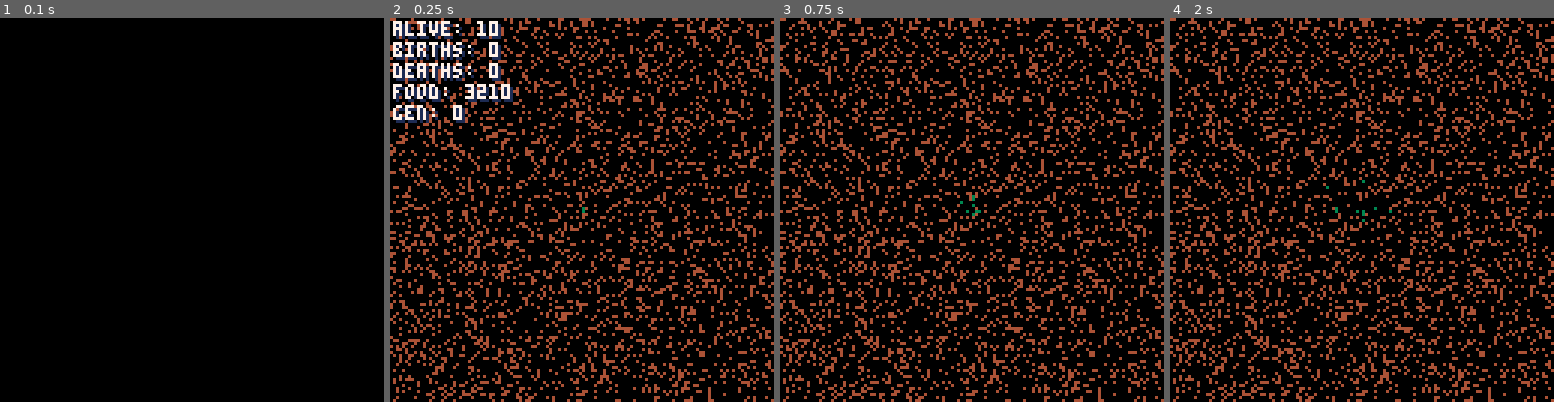
Above: before the commit, frames 1-4 (left to right).
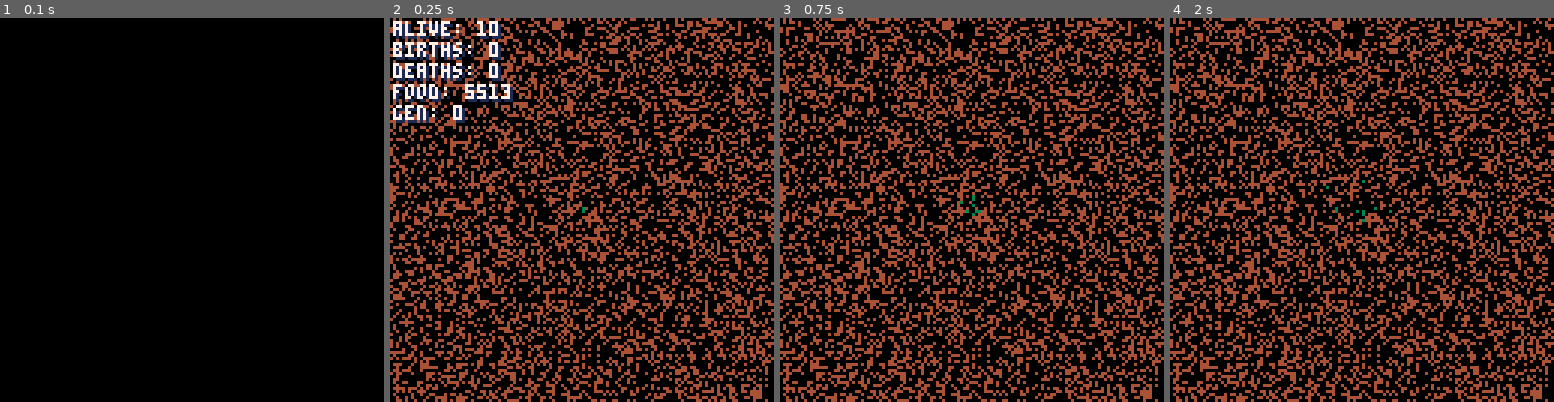
Above: after the commit, the same moments.

Repository: lewsid/petri
Game: PICO-8 cartridge petri.p8
The game is run twice, just before and just after one commit, with the same random seed, the same clock (stepped at 60 frames per second) and the same inputs.
Inputs:
- Up to frame 1 (0.1 s): no input
- Up to frame 2 (0.25 s): no input
- Up to frame 3 (0.75 s): tap X (X key) at 0.33 s
- Up to frame 4 (2 s): tap X (X key) at 1.07, 1.85 s

Frame 1 is identical in both runs. In frame 2, 38% of the frame differs, in the area x 0-100%, y 0-100%; in frame 3, 40%; in frame 4, 40%.

Commit message:
Math/local scope fixes

Diff:
--- a/petri.p8
+++ b/petri.p8
@@ -4,7 +4,7 @@
 -- petri
 -- by lewsidboi/smolboigames, 2020
 
-version="a.0.9.4"
+version="a.0.9.5"
 
 --game parameters
 cells={}
@@ -13,8 +13,8 @@
 upkeep={frames=0,seconds=0}
 
 config={
-	debug=false,		  --enable debug mode/logging
-	food_sparsity=5,	  --higher=less
+	debug=true,		  	  --enable debug mode/logging
+	food_sparsity=3,	  --higher=less
 	food_rate=1,		  --higher=slower
 	spawn_count=10,	  	  --initial number of cells
 	border=1,			  --trap them in if you want
@@ -101,6 +101,15 @@
 end
 
 function init_cell(parent)
+	local roll=nil
+	local spin=nil
+	local mod=nil
+	local output=nil
+	local slot=nil
+	local new_agility=nil
+	local new_speed=nil
+	local new_heartiness=nil
+
 	--basic template
 	cell={
 		health=10,x=64,y=64,
@@ -136,16 +145,15 @@
 			else
 				--max moves was reached, randomly replace an existing one
 				--this prevents eventual out-of-memory issues
-				local slot = rnd(#cell["dna"]["pattern"])+1;
+				slot = rnd(#cell["dna"]["pattern"])+1;
 				cell["dna"]["pattern"][slot]=flr(rnd(4))+1
 			end
 		end
 
 		--add attribute mutations
 		if(flr(rnd(10-config.mutation_rate))==0) then
-			local roll=flr(rnd(3))
-			local spin=rnd(2)
-			local mod=nill
+			roll=flr(rnd(3))
+			spin=flr(rnd(2))
 
 			if(spin==0) then
 				mod=1
@@ -154,17 +162,17 @@
 			end
 
 			if(roll==0) then
-				local new_agility = cell["dna"]["agility"]+mod
+				new_agility = cell["dna"]["agility"]+mod
 				if(new_agility>0 and new_agility<=10) then
 					cell["dna"]["agility"]=new_agility
 				end
 			elseif(roll==1) then
-				local new_speed = cell["dna"]["speed"]+mod
+				new_speed = cell["dna"]["speed"]+mod
 				if(new_speed>0 and new_speed<=10) then
 					cell["dna"]["speed"]=new_speed
 				end
 			elseif(roll==2) then
-				local new_heartiness = cell["dna"]["heartiness"]+mod
+				new_heartiness = cell["dna"]["heartiness"]+mod
 				if(new_heartiness>0 and new_heartiness<=10) then
 					cell["dna"]["heartiness"]=new_heartiness
 				end
@@ -184,7 +192,7 @@
 	end
 
 	--output DNA
-	local output="["
+	output="["
 	output=output.."(agility: "..cell["dna"]["agility"]..")"
 	output=output.."(heartiness: "..cell["dna"]["heartiness"]..")"
 	output=output.."(speed: "..cell["dna"]["speed"]..")(moves: "
@@ -212,6 +220,10 @@
 --updates
 
 function update_cell(cell)
+	local agility_coefficient=nil
+	local direction=nil
+	local changed_dir=false
+
 	--handle cell death
 	if(cell.state=="dead") then
 		del(cells,cell)
@@ -253,24 +265,23 @@
 
 	--higher agility leads to more directional variation
 	--lower agility leads to straighter paths
-	local agility_coefficient=10-cell["dna"]["agility"]
-	local dir=cell["dna"]["pattern"][cell.last_dir]
-	local changed_dir=false
+	agility_coefficient=10-cell["dna"]["agility"]
+	direction=cell["dna"]["pattern"][cell.last_dir]
 
 	if(flr(rnd(agility_coefficient))==0) then
-		if(dir==1) then
+		if(direction==1) then
 			--right
 			cell.dir_x=1
 			cell.dir_y=0
-		elseif(dir==2) then
+		elseif(direction==2) then
 			--down
 			cell.dir_x=0
 			cell.dir_y=1
-		elseif(dir==3) then
+		elseif(direction==3) then
 			--up
 			cell.dir_x=0
 			cell.dir_y=-1
-		elseif(dir==4) then
+		elseif(direction==4) then
 			--left
 			cell.dir_x=-1
 			cell.dir_y=0
@@ -393,10 +404,10 @@
 __gfx__
 00000000000000000000000000000000000000000000000000000000000000000000000000000000000000000000000000000000000000000000000000000000
 00000000000000000000000000000000000000000000000000000000000000000000000000000000000000000000000000000000000000000000000000000000
+00700700000cc0000000000000000000000000000000000000000000000000000000000000000000000000000000000000000000000000000000000000000000
+0007700000caac000000000000000000000000000000000000000000000000000000000000000000000000000000000000000000000000000000000000000000
+00077000000cc0000000000000000000000000000000000000000000000000000000000000000000000000000000000000000000000000000000000000000000
 00700700000000000000000000000000000000000000000000000000000000000000000000000000000000000000000000000000000000000000000000000000
-00077000000000000000000000000000000000000000000000000000000000000000000000000000000000000000000000000000000000000000000000000000
-00077000000000000000000000000000000000000000000000000000000000000000000000000000000000000000000000000000000000000000000000000000
-00700700000000000000000000000000000000000000000000000000000000000000000000000000000000000000000000000000000000000000000000000000
-
-
-
+
+
+
Not shown, changed: RELEASE.md
